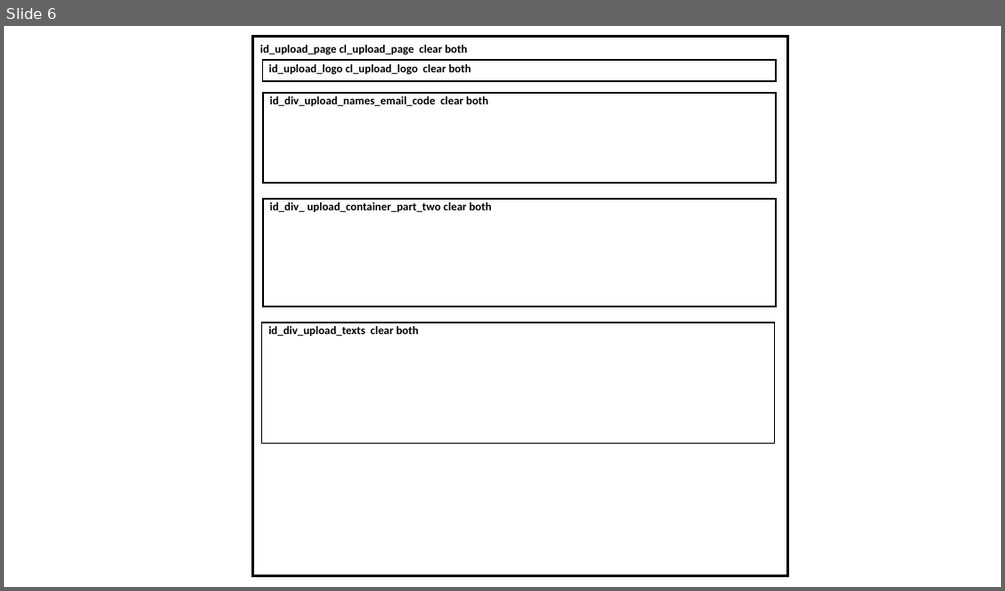
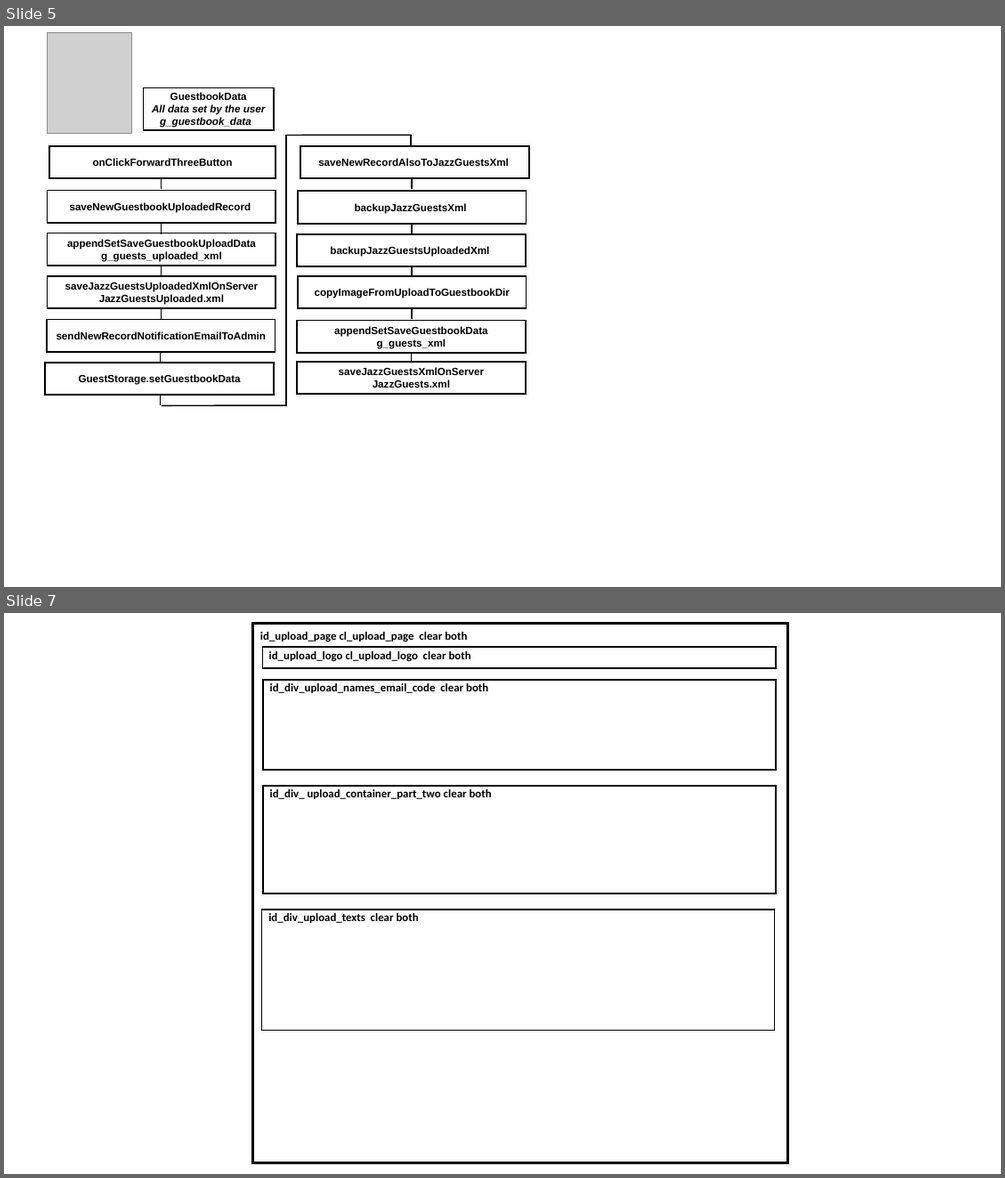
Before and after one commit to JazzLiveAarau/WwwGuestbook, a slide deck: Description/JazzGuestsUpload.pptx. Shown one above the other, each under a label of ours: slide 6 before the commit, slides 5 and 7 after it; the slides between them are not shown. The pictures are 1005x591 and 1005x1178 pixels, drawn with LibreOffice and Linux fonts; fonts in the diff are those of the drawing; grey boxes stand for pictures. Boxes give left, top, right and bottom in pixels: in the first picture for what was removed or moved away, otherwise in the second. Text is boxed around its words. In the diff, an @@ line names an element or a change of style, - is before the commit and + after.

```diff
--- a/Description/JazzGuestsUpload.pptx
+++ b/Description/JazzGuestsUpload.pptx
@@ slide 5 added at (4, 26, 1001, 587), background #FFFFFF @@
@@ picture added at (48, 32, 132, 133) @@
@@ rectangle added at (143, 88, 273, 130), outline #000000 1.5 pt, 10 pt, text #000000, bold, italic @@
+GuestbookData
+All data set by the user g_guestbook_data
@@ rectangle added at (49, 146, 276, 178), outline #000000 1.5 pt, 10 pt, text #000000, bold @@
+onClickForwardThreeButton
@@ line added from (286, 407) to (286, 135), #000000 1.25 pt @@
@@ line added from (411, 135) to (287, 135), #000000 1.25 pt @@
@@ rectangle added at (301, 146, 530, 178), outline #000000 1.5 pt, 10 pt, text #000000, bold @@
+saveNewRecordAlsoToJazzGuestsXml
@@ line added from (411, 145) to (411, 135), #000000 1.25 pt @@
@@ line added from (161, 189) to (161, 178), #000000 1.25 pt @@
@@ line added from (412, 189) to (412, 178), #000000 1.25 pt @@
@@ rectangle added at (48, 191, 276, 223), outline #000000 1.5 pt, 10 pt, text #000000, bold @@
+saveNewGuestbookUploadedRecord
@@ rectangle added at (298, 192, 526, 224), outline #000000 1.5 pt, 10 pt, text #000000, bold @@
+backupJazzGuestsXml
@@ rectangle added at (48, 233, 276, 265), outline #000000 1.5 pt, 10 pt, text #000000, bold @@
+appendSetSaveGuestbookUploadData
+g_guests_uploaded_xml
@@ line added from (161, 234) to (161, 224), #000000 1.25 pt @@
@@ rectangle added at (297, 234, 526, 266), outline #000000 1.5 pt, 10 pt, text #000000, bold @@
+backupJazzGuestsUploadedXml
@@ line added from (412, 234) to (412, 224), #000000 1.25 pt @@
@@ line added from (161, 276) to (161, 265), #000000 1.25 pt @@
@@ line added from (412, 276) to (412, 265), #000000 1.25 pt @@
@@ rectangle added at (48, 276, 276, 309), outline #000000 1.5 pt, 10 pt, text #000000, bold @@
+saveJazzGuestsUploadedXmlOnServer
+JazzGuestsUploaded.xml
@@ rectangle added at (298, 276, 526, 309), outline #000000 1.5 pt, 10 pt, text #000000, bold @@
+copyImageFromUploadToGuestbookDir
@@ rectangle added at (47, 319, 275, 351), outline #000000 1.5 pt, 10 pt, text #000000, bold @@
+sendNewRecordNotificationEmailToAdmin
@@ line added from (161, 319) to (161, 309), #000000 1.25 pt @@
@@ line added from (412, 319) to (412, 309), #000000 1.25 pt @@
@@ rectangle added at (297, 320, 526, 352), outline #000000 1.5 pt, 10 pt, text #000000, bold @@
+appendSetSaveGuestbookData
+g_guests_xml
@@ rectangle added at (45, 362, 274, 394), outline #000000 1.5 pt, 10 pt, text #000000, bold @@
+GuestStorage.setGuestbookData
@@ line added from (161, 362) to (161, 351), #000000 1.25 pt @@
@@ rectangle added at (297, 362, 526, 394), outline #000000 1.5 pt, 10 pt, text #000000, bold @@
+saveJazzGuestsXmlOnServer
+JazzGuests.xml
@@ line added from (411, 362) to (411, 352), #000000 1.25 pt @@
@@ line added from (161, 406) to (161, 394), #000000 1.25 pt @@
@@ line added from (286, 405) to (162, 406), #000000 1.25 pt @@
@@ what was slide 6 is now slide 7 @@
```
Also in this commit, not shown: 2 other files.
